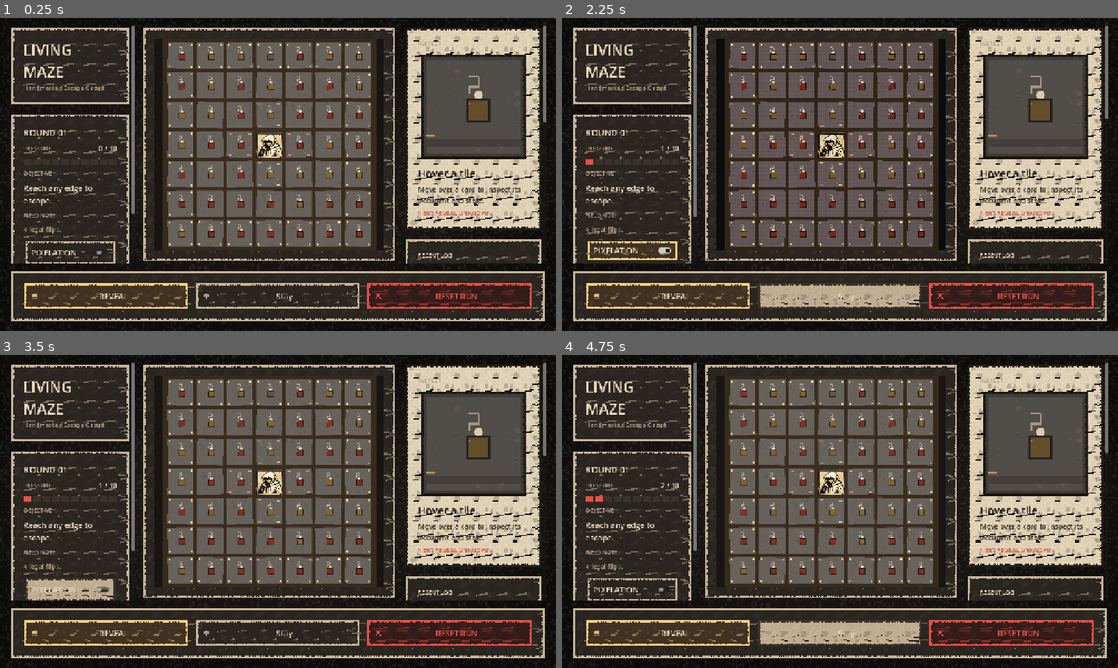
Above: before the commit, frames 1-4 (two rows, left to right).
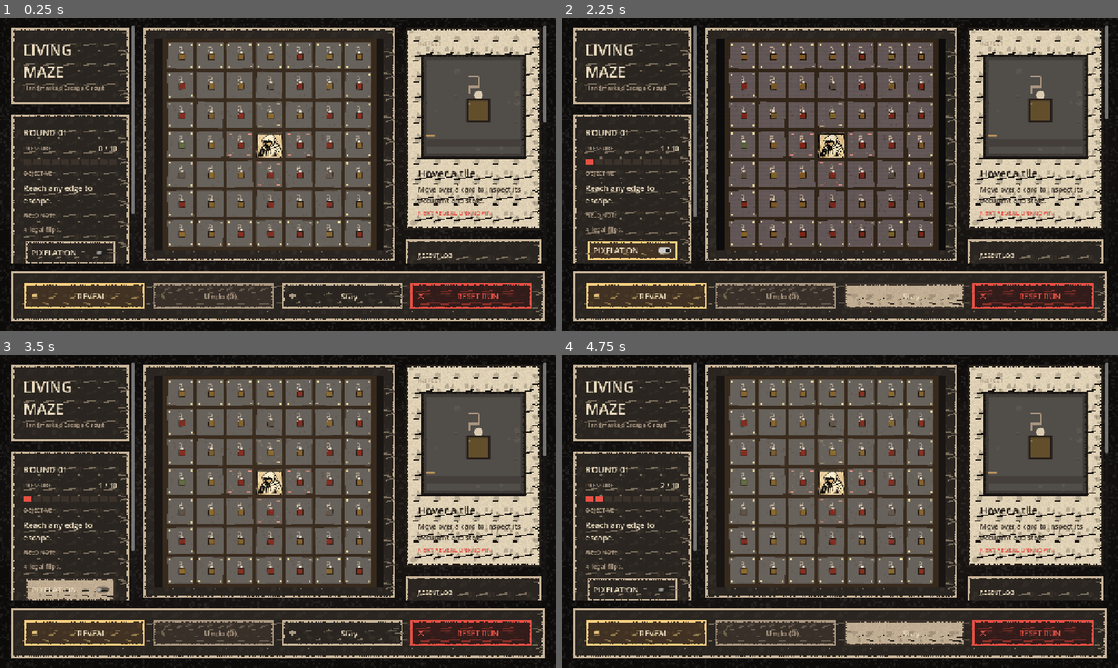
Above: after the commit, the same moments.

Repository: jamsaltman/game1
Game: Godot game, scene res://scenes/main.tscn
Two runs of this game, one before a commit and one after it. Both use one fixed random seed, a clock stepped at 60 frames per second and the inputs below.
Inputs:
- Up to frame 1 (0.25 s): no input
- Up to frame 2 (2.25 s): click "PIXELATION" at 0.5 s; click "REVEAL" at 1.25 s; click "Stay" at 2 s
- Up to frame 3 (3.5 s): click "PIXELATION" at 2.75 s
- Up to frame 4 (4.75 s): click "REVEAL" at 3.5 s; click "Stay" at 4.25 s

The runs differ from the first frame. In frame 1, 1.9% of the frame differs, in the area x 7-93%, y 11-93%; in frame 2, 3.0%; in frame 3, 1.9%; in frame 4, 3.0%.

Commit message:
Add undo rewinder portraits and gameplay support

Diff:
--- a/scripts/board.gd
+++ b/scripts/board.gd
@@ -83,6 +83,19 @@
 		emit_signal("state_changed")
 		return
 	_resolve_visual_report(report)
+
+
+func try_undo() -> void:
+	if _game == null or _resolving_turn:
+		return
+	var report: Dictionary = _game.try_undo()
+	if not bool(report.get("ok", false)):
+		_game.note_invalid_click()
+		_sync_board_visuals()
+		emit_signal("state_changed")
+		return
+	_sync_board_visuals()
+	emit_signal("state_changed")
 
 
 func update_hover(screen_pos: Vector2, active: bool) -> void:
--- a/scripts/ink_painter.gd
+++ b/scripts/ink_painter.gd
@@ -402,6 +402,8 @@
 			_draw_arrow(image, rect, Vector2.RIGHT, color)
 		"anchor":
 			_draw_anchor(image, rect, color)
+		"undo":
+			_draw_undo_arrow(image, rect, color)
 		"remote_flip":
 			_draw_bent_arrow(image, rect, color)
 		"reset":
@@ -420,6 +422,8 @@
 			_draw_eye(image, rect, color)
 		"smuggler":
 			_draw_smuggler_mark(image, rect, color)
+		"rewinder":
+			_draw_undo_arrow(image, rect, color)
 		"killer":
 			_draw_crosshair(image, rect, color)
 		"conduit":
@@ -463,6 +467,12 @@
 	_fill_rect(image, Rect2i(rect.position.x + rect.size.x / 5, rect.position.y + rect.size.y / 2, rect.size.x / 2, 4), color)
 	_fill_rect(image, Rect2i(rect.position.x + rect.size.x / 2, rect.position.y + rect.size.y / 5, 4, rect.size.y / 2), color)
 	_draw_arrow(image, Rect2i(rect.position.x + rect.size.x / 2, rect.position.y + rect.size.y / 6, rect.size.x / 3, rect.size.y / 3), Vector2.RIGHT, color)
+
+
+func _draw_undo_arrow(image: Image, rect: Rect2i, color: Color) -> void:
+	_fill_rect(image, Rect2i(rect.position.x + rect.size.x / 4, rect.position.y + rect.size.y / 2, rect.size.x / 2, 4), color)
+	_fill_rect(image, Rect2i(rect.position.x + rect.size.x / 4, rect.position.y + rect.size.y / 3, 4, rect.size.y / 6 + 2), color)
+	_draw_arrow(image, Rect2i(rect.position.x + rect.size.x / 8, rect.position.y + rect.size.y / 4, rect.size.x / 3, rect.size.y / 2), Vector2.LEFT, color)
 
 
 func _draw_eye(image: Image, rect: Rect2i, color: Color) -> void:
--- a/scripts/ink_theme_manifest.gd
+++ b/scripts/ink_theme_manifest.gd
@@ -22,7 +22,9 @@
 	"grabber": Color8(180, 106, 86),
 	"guide": Color8(216, 169, 97),
 	"smuggler": Color8(230, 177, 84),
+	"rewinder": Color8(168, 186, 118),
 	"killer": Color8(230, 80, 68),
+	"undo": Color8(168, 186, 118),
 	"step": Color8(212, 171, 114),
 	"peek": Color8(214, 196, 140),
 	"remote_flip": Color8(224, 134, 78),
@@ -56,15 +58,17 @@
 	"grabber": "GRABBER",
 	"guide": "GUIDE",
 	"smuggler": "SMUGGLER",
+	"rewinder": "REWINDER",
 	"killer": "KILLER",
 }
 @export var role_portrait_assets: Dictionary = {
 	"pusher": "pusher",
 	"blocker": "guard",
-	"redirector": "escort",
+	"redirector": "redirector",
 	"grabber": "anchor",
 	"guide": "revealer",
-	"smuggler": "escort",
+	"smuggler": "smuggler",
+	"rewinder": "rewinder",
 	"killer": "chaser",
 }
 @export var player_portrait_asset: String = "player"
@@ -73,6 +77,7 @@
 	"peek": "OBSERVE",
 	"step": "STEP",
 	"anchor": "ANCHOR",
+	"undo": "UNDO",
 	"remote_flip": "REMOTE FLIP",
 	"daze": "DAZE",
 	"reset": "RESET RUN",
--- a/scripts/living_maze_tests.gd
+++ b/scripts/living_maze_tests.gd
@@ -23,6 +23,8 @@
 	_test_smuggler_bypass_consumes_charge()
 	_test_killer_causes_loss()
 	_test_guide_reveal_delays_activation()
+	_test_rewinder_grants_undo()
+	_test_undo_rewinds_last_action()
 	_test_escape_offers_upgrades()
 
 
@@ -42,7 +44,7 @@
 		_assert_true(cell.role_id != "killer", "generation keeps killers out of the first ring")
 		if cell.role_id == "pusher" or cell.role_id == "puller":
 			has_transport = true
-		if cell.role_id == "guide" or cell.role_id == "smuggler":
+		if cell.role_id == "guide" or cell.role_id == "smuggler" or cell.role_id == "rewinder":
 			has_help = true
 	_assert_true(has_transport, "generation guarantees at least one transport role in the first ring")
 	_assert_true(has_help, "generation guarantees at least one help role in the first ring")
@@ -96,6 +98,28 @@
 	_assert_eq(game.get_cell(Vector2i(3, 1)).activates_on_turn, 2, "guide-revealed roles wait until the next turn")
 
 
+func _test_rewinder_grants_undo() -> void:
+	var game = _make_blank_game()
+	_set_role(game, Vector2i(3, 2), "rewinder", true)
+	var report: Dictionary = game.try_flip_cell(Vector2i(3, 2))
+	_assert_true(bool(report.get("ok", false)), "rewinder can be revealed normally")
+	_assert_eq(int(game.player.board_charges.get("undo", -1)), 1, "rewinder grants one undo charge on reveal")
+
+
+func _test_undo_rewinds_last_action() -> void:
+	var game = _make_blank_game()
+	_set_role(game, Vector2i(2, 3), "pusher", false)
+	_set_role(game, Vector2i(3, 2), "rewinder", true)
+	game.try_flip_cell(Vector2i(3, 2))
+	_assert_eq(game.player.position, Vector2i(4, 3), "rewinder turn still resolves board movement")
+	var undo_report: Dictionary = game.try_undo()
+	_assert_true(bool(undo_report.get("ok", false)), "undo succeeds after rewinder grants a charge")
+	_assert_eq(game.player.position, Vector2i(3, 3), "undo restores the prior player position")
+	_assert_true(game.get_cell(Vector2i(3, 2)).hidden, "undo restores the revealed rewinder to hidden")
+	_assert_eq(int(game.player.board_charges.get("undo", -1)), 0, "undo spends the granted charge")
+	_assert_eq(game.run.turn_index, 0, "undo restores the previous turn index")
+
+
 func _test_escape_offers_upgrades() -> void:
 	var game = _make_blank_game()
 	game.player.position = Vector2i(1, 3)
--- a/scripts/living_maze_types.gd
+++ b/scripts/living_maze_types.gd
@@ -68,6 +68,23 @@
 		return copy
 
 
+class GameSnapshot:
+	extends RefCounted
+
+	var cells: Array = []
+	var player: PlayerState = PlayerState.new()
+	var run: RunState = RunState.new()
+	var phase: String = "flip"
+	var status_text: String = ""
+	var failure_reason: String = ""
+	var last_role_id: String = ""
+	var event_log: Array[String] = []
+	var selected_action_id: String = "flip"
+	var board_cleared: bool = false
+	var turn_report: Dictionary = {}
+	var rng_state: int = 0
+
+
 class MovementIntent:
 	extends RefCounted
 
--- a/scripts/main.gd
+++ b/scripts/main.gd
@@ -39,6 +39,9 @@
 		if event.keycode == KEY_R:
 			_board.reset_board()
 			get_viewport().set_input_as_handled()
+		elif event.keycode == KEY_Z:
+			_board.try_undo()
+			get_viewport().set_input_as_handled()
 		elif event.keycode == KEY_SPACE:
 			_on_action_requested("stay")
 			get_viewport().set_input_as_handled()
@@ -50,6 +53,9 @@
 func _on_action_requested(action_id: String) -> void:
 	if action_id == "stay":
 		_board.try_stay()
+		return
+	if action_id == "undo":
+		_board.try_undo()
 		return
 	_board.set_selected_action(action_id)
 
--- a/scripts/maze_game.gd
+++ b/scripts/maze_game.gd
@@ -29,6 +29,7 @@
 var selected_action_id: String = "flip"
 var board_cleared: bool = false
 var turn_report: Dictionary = {}
+var history_snapshots: Array = []
 var _theme_manifest = ThemeManifestRef
 
 
@@ -47,6 +48,7 @@
 	run = Types.RunState.new()
 	player = Types.PlayerState.new()
 	player.unlocked_upgrades.clear()
+	history_snapshots.clear()
 	start_next_board(false)
 
 
@@ -66,6 +68,7 @@
 	status_text = "Flip someone nearby and let the crowd move you."
 	phase = "flip"
 	event_log.clear()
+	history_snapshots.clear()
 	_generate_board()
 	_push_event("Board %d begins. Reach any edge to escape." % run.board_depth)
 	_refresh_status_text()
@@ -119,6 +122,14 @@
 
 func get_action_buttons() -> Array[Dictionary]:
 	var buttons: Array[Dictionary] = []
+	buttons.append({
+		"id": "undo",
+		"label": "Undo (%d)" % int(player.board_charges.get("undo", 0)),
+		"selected": false,
+		"enabled": can_undo(),
+		"icon_id": "undo",
+		"accent_color": _theme_manifest.get_color("undo", _theme_manifest.get_color("highlight")),
+	})
 	buttons.append({
 		"id": "stay",
 		"label": "Stay",
@@ -239,6 +250,24 @@
 	if phase != "flip" or run.awaiting_upgrade_choice or not player.alive:
 		return _make_action_result(false)
 	return _execute_stay()
+
+
+func can_undo() -> bool:
+	return int(player.board_charges.get("undo", 0)) > 0 and not history_snapshots.is_empty()
+
+
+func try_undo() -> Dictionary:
+	if not can_undo():
+		return _make_action_result(false)
+	var current_undo := int(player.board_charges.get("undo", 0))
+	var snapshot: Types.GameSnapshot = history_snapshots.pop_back()
+	_restore_snapshot(snapshot)
+	player.board_charges["undo"] = max(current_undo - 1, 0)
+	selected_action_id = "flip"
+	_push_event("Undo rewinds the last turn.")
+	_refresh_status_text()
+	_refresh_turn_report([], [], false)
+	return _make_action_result(true)
 
 
 func note_invalid_click() -> void:
@@ -358,6 +387,7 @@
 	selected_action_id = "flip"
 	phase = "flip"
 	event_log.clear()
+	history_snapshots.clear()
 	_refresh_status_text()
 	_refresh_turn_report([], [], false)
 
@@ -371,6 +401,7 @@
 	_add_role("grabber", "Grabber", "grabber", "Holds you in place once you end beside it.", "reactive", 2, 2, 0)
 	_add_role("guide", "Guide", "guide", "Reveals up to 2 nearby hidden people.", "on_reveal", 2, 1, 0)
 	_add_role("smuggler", "Smuggler", "smuggler", "Grants a one-time blocker bypass.", "on_reveal", 2, 1, 0)
+	_add_role("rewinder", "Rewinder", "rewinder", "Grants 1 undo charge when revealed.", "on_reveal", 2, 1, 0)
 	_add_role("killer", "Killer", "killer", "Kills you if you enter its tile.", "reactive", 1, 1, 0)
 
 
@@ -396,7 +427,7 @@
 		var transport_pos: Vector2i = transport_slots[0]
 		var help_pos: Vector2i = transport_slots[1]
 		var transport_roles := ["pusher", "puller"]
-		var help_roles := ["guide", "smuggler"]
+		var help_roles := ["guide", "smuggler", "rewinder"]
 		var assigned_roles: Dictionary = {
 			transport_pos: transport_roles[rng.randi_range(0, transport_roles.size() - 1)],
 			help_pos: help_roles[rng.randi_range(0, help_roles.size() - 1)],
@@ -440,6 +471,7 @@
 		"puller": true,
 		"guide": true,
 		"smuggler": true,
+		"rewinder": true,
 		"blocker": true,
 	}
 	for role_id in role_definitions.keys():
@@ -472,7 +504,7 @@
 			continue
 		if cell.role_id == "pusher" or cell.role_id == "puller":
 			has_transport = true
-		if cell.role_id == "guide" or cell.role_id == "smuggler":
+		if cell.role_id == "guide" or cell.role_id == "smuggler" or cell.role_id == "rewinder":
 			has_help = true
 		if cell.role_id == "killer":
 			return false
@@ -487,6 +519,7 @@
 	var cell = get_cell(pos)
 	if cell == null or not cell.hidden:
 		return _make_action_result(false)
+	_push_snapshot()
 	player.board_charges["peek"] = max(int(player.board_charges.get("peek", 0)) - 1, 0)
 	cell.previewed = true
 	last_role_id = cell.role_id
@@ -507,6 +540,7 @@
 		var next_distance := _manhattan_distance(pos, player.grabbed_by)
 		if next_distance > current_distance:
 			return _make_action_result(false)
+	_push_snapshot()
 	player.board_charges["step"] = max(int(player.board_charges.get("step", 0)) - 1, 0)
 	selected_action_id = "flip"
 	var moves := [{
@@ -536,6 +570,7 @@
 	var cell = get_cell(pos)
 	if cell == null or cell.is_center or cell.hidden:
 		return _make_action_result(false)
+	_push_snapshot()
 	player.board_charges["daze"] = max(int(player.board_charges.get("daze", 0)) - 1, 0)
 	selected_action_id = "flip"
 	cell.dazed_until_turn = run.turn_index + 2
@@ -548,6 +583,7 @@
 func _execute_stay() -> Dictionary:
 	if phase != "flip" or run.awaiting_upgrade_choice or not player.alive:
 		return _make_action_result(false)
+	_push_snapshot()
 	selected_action_id = "flip"
 	run.turn_index += 1
 	_push_event("You stayed put and let the board move.")
@@ -569,6 +605,7 @@
 	var cell = get_cell(pos)
 	if cell == null or cell.is_center or not cell.hidden:
 		return _make_action_result(false)
+	_push_snapshot()
 	if consume_remote:
 		player.board_charges["remote_flip"] = max(int(player.board_charges.get("remote_flip", 0)) - 1, 0)
 	selected_action_id = "flip"
@@ -622,6 +659,9 @@
 		"smuggler":
 			player.board_charges["bypass"] = 1
 			_push_event("Smuggler grants a blocker bypass.")
+		"rewinder":
+			player.board_charges["undo"] = int(player.board_charges.get("undo", 0)) + 1
+			_push_event("Rewinder grants 1 undo charge.")
 
 
 func _collect_active_intents() -> Array:
@@ -869,6 +909,7 @@
 
 func _make_board_charges() -> Dictionary:
 	return {
+		"undo": 0,
 		"peek": 1 if player.unlocked_upgrades.get("peek", false) else 0,
 		"anchor": 1 if player.unlocked_upgrades.get("anchor", false) else 0,
 		"anchor_ready": false,
@@ -916,6 +957,9 @@
 	status_text = "%d legal flips.%s%s" % [legal_flips, grab_text, anchor_text]
 	if bypass > 0:
 		status_text += " Bypass ready."
+	var undo_charges := int(player.board_charges.get("undo", 0))
+	if undo_charges > 0:
+		status_text += " Undo %d." % undo_charges
 
 
 func _get_pressure_value() -> int:
@@ -1077,6 +1121,8 @@
 			icon_id = "guide"
 		elif text.contains("Smuggler"):
 			icon_id = "smuggler"
+		elif text.contains("Undo") or text.contains("Rewinder"):
+			icon_id = "undo"
 		elif text.contains("killer") or text.contains("Killer"):
 			icon_id = "killer"
 		elif text.contains("Anchor"):
@@ -1130,3 +1176,43 @@
 	if upgrade_id == "anchor":
 		return "ready" if int(player.board_charges.get(upgrade_id, 0)) > 0 or bool(player.board_charges.get("anchor_ready", false)) else "spent"
 	return "%d left" % int(player.board_charges.get(upgrade_id, 0))
+
+
+func _push_snapshot() -> void:
+	history_snapshots.append(_capture_snapshot())
+
+
+func _capture_snapshot() -> Types.GameSnapshot:
+	var snapshot := Types.GameSnapshot.new()
+	snapshot.cells = []
+	for cell in cells:
+		snapshot.cells.append(cell.duplicate_state())
+	snapshot.player = player.duplicate_state()
+	snapshot.run = run.duplicate_state()
+	snapshot.phase = phase
+	snapshot.status_text = status_text
+	snapshot.failure_reason = failure_reason
+	snapshot.last_role_id = last_role_id
+	snapshot.event_log = event_log.duplicate()
+	snapshot.selected_action_id = selected_action_id
+	snapshot.board_cleared = board_cleared
+	snapshot.turn_report = turn_report.duplicate(true)
+	snapshot.rng_state = rng.state
+	return snapshot
+
+
+func _restore_snapshot(snapshot: Types.GameSnapshot) -> void:
+	cells = []
+	for cell in snapshot.cells:
+		cells.append(cell.duplicate_state())
+	player = snapshot.player.duplicate_state()
+	run = snapshot.run.duplicate_state()
+	phase = snapshot.phase
+	status_text = snapshot.status_text
+	failure_reason = snapshot.failure_reason
+	last_role_id = snapshot.last_role_id
+	event_log = snapshot.event_log.duplicate()
+	selected_action_id = snapshot.selected_action_id
+	board_cleared = snapshot.board_cleared
+	turn_report = snapshot.turn_report.duplicate(true)
+	rng.state = snapshot.rng_state
Binary file added: assets/portraits/individual/old.png
Binary file changed: assets/portraits/individual/puller.png
Binary file added: assets/portraits/individual/redirector.png
Binary file added: assets/portraits/individual/rewinder.png
Binary file added: assets/portraits/individual/smuggler.png
Binary file added: tmp/imagegen/role_portrait_sheet.png
Not shown, added: tmp/imagegen/generate_role_portraits.py
